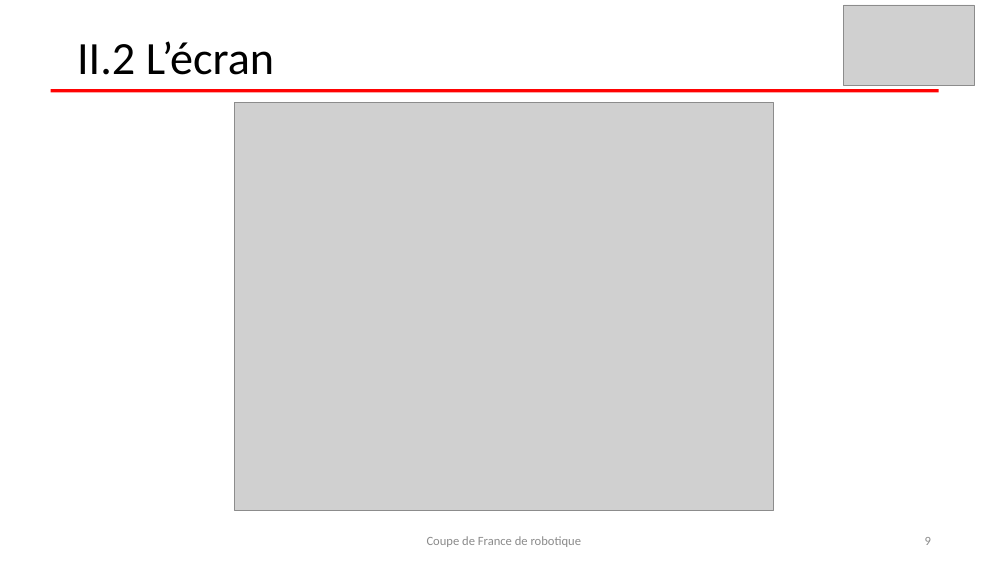
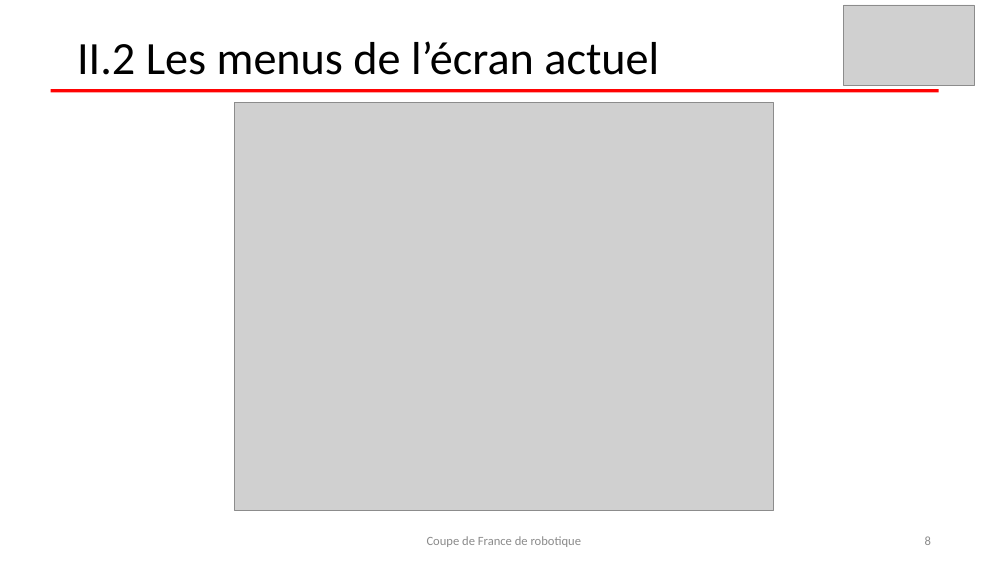
Before and after one commit to nsobczak/CoupeDeFrance, a slide deck: slide 8 of Présentation 1er semestre/2016-12 Présentation coupe de France.pptx (slide 9 before the commit). Drawn at 1008x567 pixels with LibreOffice and Linux fonts; fonts in the diff are those of the drawing; grey boxes stand for pictures. Boxes give left, top, right and bottom in pixels: in the first picture for what was removed or moved away, otherwise in the second. Text is boxed around its words. In the diff, an @@ line names an element or a change of style, - is before the commit and + after.

```diff
--- a/Présentation 1er semestre/2016-12 Présentation coupe de France.pptx
+++ b/Présentation 1er semestre/2016-12 Présentation coupe de France.pptx
@@ text at (x1=77, y1=41, x2=659, y2=75): text changed @@
-II.2 L’écran
+II.2 Les menus de l’écran actuel
```
Also in this commit, not shown: 7 other slides changed.
